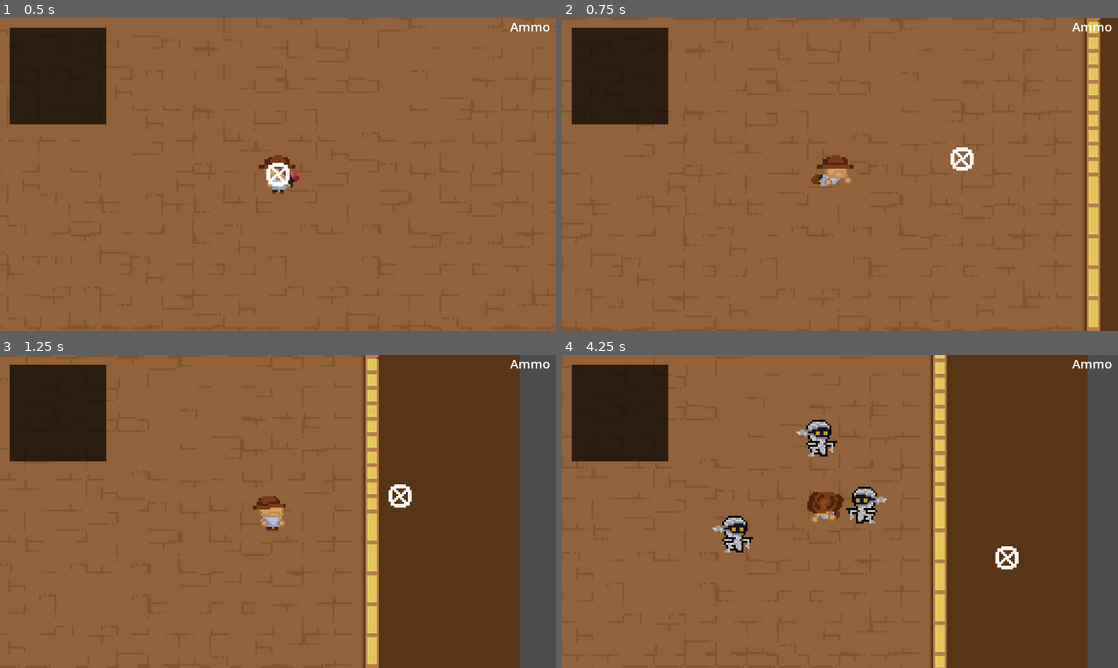
Above: before the commit, frames 1-4 (two rows, left to right).
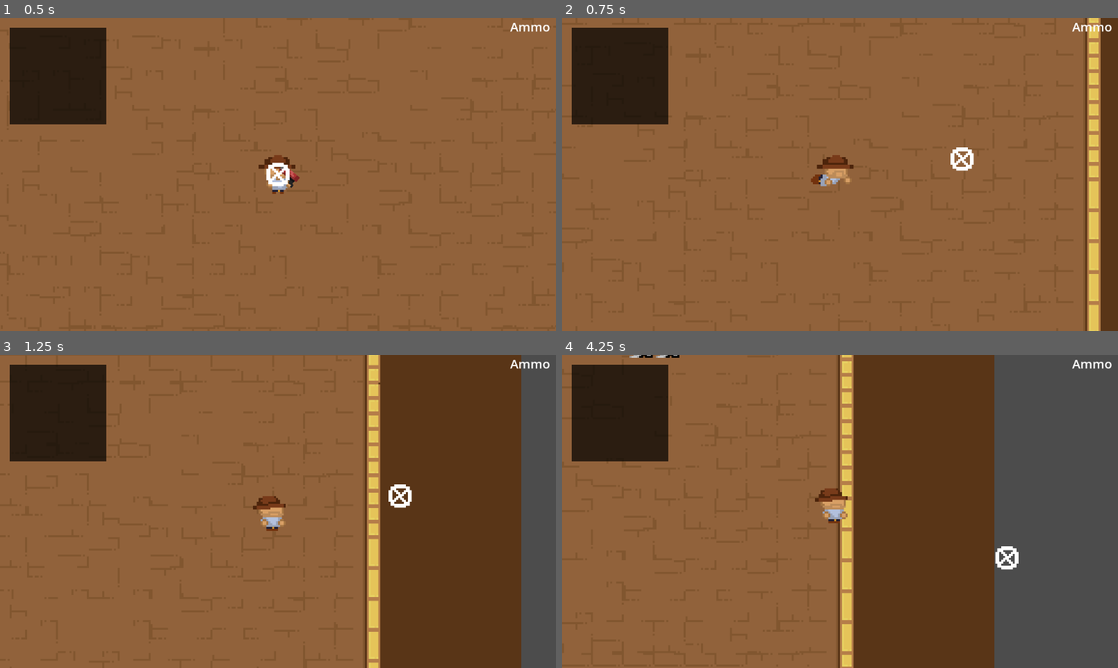
Above: after the commit, the same moments.

Repository: wonderdip/Guns-N-Gylphs
Game: Godot game, scene res://Scenes/game.tscn
The game is run twice, just before and just after one commit, with the same random seed, the same clock (stepped at 60 frames per second) and the same inputs. This scene is started directly instead of the project's main scene.
Inputs (mouse positions are in pixels of both pictures, inside the frame that each line leads up to):
- Up to frame 1 (0.5 s): no input
- Up to frame 2 (0.75 s): tap Enter at 0.5 s; move the mouse to (962, 158) at 0.52 s; hold Right (move_right) from 0.53 s (still down); right-click (962, 158) at 0.6 s
- Up to frame 3 (1.25 s): keep holding Right (move_right)
- Up to frame 4 (4.25 s): move the mouse to (728, 527) at 1.27 s; release Right (move_right) at 1.28 s; hold Down (move_down) 1.28-2.03 s; right-click (728, 527) at 1.35 s; move the mouse to (895, 442) at 2.02 s; hold Right (move_right) 2.03-2.78 s; click (895, 442) at 2.1 s; right-click (895, 442) at 2.3 s; move the mouse to (812, 574) at 2.77 s; hold W (move_up) 2.78-3.53 s; right-click (812, 574) at 2.85 s; move the mouse to (1006, 558) at 3.52 s; hold Left (move_left) from 3.53 s (still down); right-click (1006, 558) at 3.6 s; tap R (reload) at 4.15 s

Frame 1 is identical in both runs. In frame 2, 1.1% of the frame differs, in the area x 94-97%, y 0-100%; in frame 3, 2.2%; in frame 4, 37%, in the area x 12-95%, y 0-100%.
Error in both runs: Invalid access to property or key 'dodging' on a base object of type 'null instance'. (res://Scripts/Guns/gun_base.gd:33)

Commit message:
enemy spawner, and door

Diff:
--- a/Scenes/World.tscn
+++ b/Scenes/World.tscn
@@ -177,3 +177,5 @@
 [node name="CanvasModulate" type="CanvasModulate" parent="."]
 position = Vector2(-580, -324)
 color = Color(0.203922, 0.388235, 0.529412, 1)
+
+[node name="EnemySpawner" type="Node2D" parent="."]
--- /dev/null
+++ b/Scenes/door.tscn
@@ -0,0 +1,18 @@
+[gd_scene load_steps=4 format=3 uid="uid://bnsk20knm106r"]
+
+[ext_resource type="Texture2D" uid="uid://bll01dntrmqg1" path="res://Assets/Door.png" id="1_6g0pb"]
+[ext_resource type="Script" path="res://Scripts/door.gd" id="1_ur3mk"]
+
+[sub_resource type="RectangleShape2D" id="RectangleShape2D_yvus3"]
+size = Vector2(48, 32)
+
+[node name="Door" type="StaticBody2D"]
+scale = Vector2(4, 4)
+script = ExtResource("1_ur3mk")
+
+[node name="CollisionShape2D" type="CollisionShape2D" parent="."]
+position = Vector2(-0.25, 0)
+shape = SubResource("RectangleShape2D_yvus3")
+
+[node name="Door_Sprite" type="Sprite2D" parent="."]
+texture = ExtResource("1_6g0pb")
--- a/Scripts/Enemies/EnemyBase.gd
+++ b/Scripts/Enemies/EnemyBase.gd
@@ -5,7 +5,7 @@
 @export var Damage: int = 0
 @export var Speed: int = 0
 
-@onready var player = get_node("/root/Game/Player")
+@onready var player = get_node("/root/World/Player")
 @onready var animated_sprite: AnimatedSprite2D = $AnimatedSprite2D
 @onready var cpu_particles_2d = $CPUParticles2D
 @onready var collision_shape_2d = $CollisionShape2D
@@ -20,7 +20,8 @@
 var cameraShakeNoise: FastNoiseLite
 
 func _ready():
-	camera2d = get_node("/root/Game/Player/DynamicCamera")
+	add_to_group("enemies")
+	camera2d = player.get_node("DynamicCamera")
 	cameraShakeNoise = FastNoiseLite.new()
 
 func _physics_process(delta):
--- /dev/null
+++ b/Scripts/Enemies/EnemySpawner.gd
@@ -0,0 +1,106 @@
+extends Node2D
+
+# Reference to the dungeon generator script
+@export var dungeon_generator: Node2D
+
+# Enemy scene preload
+@export var enemy_scenes: Array[PackedScene] = []
+
+# Enemy spawn settings
+@export var min_enemies_per_room: int = 2
+@export var max_enemies_per_room: int = 5
+@export var spawn_offset_from_wall: int = 1
+
+# Optional: Difficulty scaling
+@export var increase_enemies_by_room: bool = true
+@export var enemy_increase_factor: float = 0.5  # Add 0.5 more enemies per room (rounded)
+
+# Debug
+@export var debug_mode: bool = false
+
+func _ready():
+	# Wait for the dungeon to generate before spawning enemies
+	# This assumes that dungeon_generator emits this signal when ready
+	if dungeon_generator:
+		# Connect to the ready signal with a 1-frame delay to ensure dungeon is fully generated
+		call_deferred("spawn_enemies")
+	else:
+		push_error("Enemy Spawner: No dungeon generator reference assigned!")
+
+func spawn_enemies():
+	# Get room data from the dungeon generator
+	var rooms = dungeon_generator.room_creation_order
+
+	if rooms.size() <= 0:
+		push_error("Enemy Spawner: No rooms found!")
+		return
+
+	if debug_mode:
+		print("Starting enemy spawning in ", rooms.size() - 1, " rooms (skipping first room)")
+
+	# Skip the first room (index 0) as it's the player's starting room
+	for i in range(1, rooms.size()):
+		var room = rooms[i]
+
+		# Calculate enemies based on room number if scaling is enabled
+		var enemy_count = min_enemies_per_room
+		if increase_enemies_by_room:
+			# More enemies in deeper rooms
+			enemy_count = min_enemies_per_room + floor(i * enemy_increase_factor)
+			# Cap at maximum
+			enemy_count = min(enemy_count, max_enemies_per_room)
+		else:
+			# Random number of enemies in each room
+			enemy_count = randi_range(min_enemies_per_room, max_enemies_per_room)
+
+		if debug_mode:
+			print("Spawning ", enemy_count, " enemies in room ", i)
+
+		# Spawn enemies in this room
+		for j in range(enemy_count):
+			spawn_enemy_in_room(room)
+
+func spawn_enemy_in_room(room: Rect2i):
+	if enemy_scenes.size() == 0:
+		push_error("Enemy Spawner: No enemy scenes assigned!")
+		return
+
+	# Choose a random enemy type
+	var enemy_scene = enemy_scenes[randi() % enemy_scenes.size()]
+
+	# Calculate a random position within the room, accounting for walls
+	var spawn_x = randi_range(
+		room.position.x + spawn_offset_from_wall,
+		room.end.x - spawn_offset_from_wall
+	)
+
+	var spawn_y = randi_range(
+		room.position.y + spawn_offset_from_wall,
+		room.end.y - spawn_offset_from_wall
+	)
+
+	# Instantiate the enemy
+	var enemy_instance = enemy_scene.instantiate()
+	add_child(enemy_instance)
+
+	# Position the enemy - multiply by your tile size (16 * 4 based on your player positioning)
+	enemy_instance.position = Vector2(spawn_x, spawn_y) * 16 * 4
+
+	# Optional: Tag the enemy with room data for AI behavior
+	if enemy_instance.has_method("set_home_room"):
+		enemy_instance.set_home_room(room)
+
+	if debug_mode:
+		print("Enemy spawned at position: ", enemy_instance.position)
+
+# This function can be called to spawn more enemies during gameplay if needed
+func spawn_additional_enemies(count: int, exclude_first_room: bool = true):
+	var rooms = dungeon_generator.room_creation_order
+
+	# Start from index 1 if excluding first room
+	var start_index = 1 if exclude_first_room else 0
+
+	for i in range(count):
+		# Choose a random room (excluding the first if specified)
+		var room_index = randi_range(start_index, rooms.size() - 1)
+		spawn_enemy_in_room(rooms[room_index])
--- a/Scripts/Player.gd
+++ b/Scripts/Player.gd
@@ -1,4 +1,5 @@
 extends CharacterBody2D
+
 @onready var animated_sprite = $BodySprite
 @onready var left_hand_sprite = $LeftHandSprite
 @onready var right_hand_sprite = $RightHandSprite
@@ -29,6 +30,8 @@
 var dodge_cooldown_timer: float = 0.0
 var dodge_facing_left: bool = false
 
+var mouse_pos: Vector2
+
 func _ready():
 	current_gun_parent = get_node("CurrentGun")
 	current_gun = current_gun_parent.get_children()
@@ -37,6 +40,7 @@
 
 func _physics_process(delta):
 	direction = Input.get_vector("move_left", "move_right", "move_up", "move_down")
+	mouse_pos = get_global_mouse_position()
 
 	# Handle dodge cooldown timer
 	if dodge_cooldown_timer > 0:
@@ -74,11 +78,14 @@
 	hand_visibility()
 
 func start_dodge():
+	var mouse_dir = (get_global_mouse_position() - player.global_position).normalized()
 
 	dodging = true
 	can_dodge = false
 	dodge_timer = dodge_length
-	dodge_direction = direction.normalized()
+
+	dodge_direction = mouse_dir
+
 	invincibility(dodge_invincibility_length)
 
 	# Set dodge facing only if there's horizontal movement, otherwise keep current facing
@@ -110,6 +117,7 @@
 
 
 func sprite_facing():
+
 	if dodging:
 		# Use dodge direction to set facing
 		animated_sprite.flip_h = dodge_facing_left
@@ -117,7 +125,7 @@
 		right_hand_sprite.flip_h = dodge_facing_left
 	else:
 		# Use mouse position to set facing
-		var mouse_pos = get_global_mouse_position()
+
 		var face_left = mouse_pos.x < global_position.x
 		animated_sprite.flip_h = face_left
 		left_hand_sprite.flip_h = face_left
@@ -138,7 +146,7 @@
 
 func hand_visibility():
 
-	var mouse_pos = get_global_mouse_position()
+	mouse_pos = get_global_mouse_position()
 
 	if dodging:
 		left_hand_sprite.hide()
@@ -194,7 +202,7 @@
 	for i in range(blink_count):
 		blink_timer.start()
 		await blink_timer.timeout
-		animated_sprite.visible = not animated_sprite.visible  # Toggle visibility
+		hit_flash_player.play("HitFlash")
 
 	animated_sprite.visible = true  # Ensure it's visible at the end
 
--- a/Scripts/WorldGenerator.gd
+++ b/Scripts/WorldGenerator.gd
@@ -49,6 +49,8 @@
 var room_connections = {}  # Track connections between rooms
 var tile_count = null
 
+enum Room_State {ClEARED, LOCKED}
+var room_states = {}
 
 func _ready():
 	randomize() # Ensure true randomness each run
Binary file changed: Assets/Door.png
